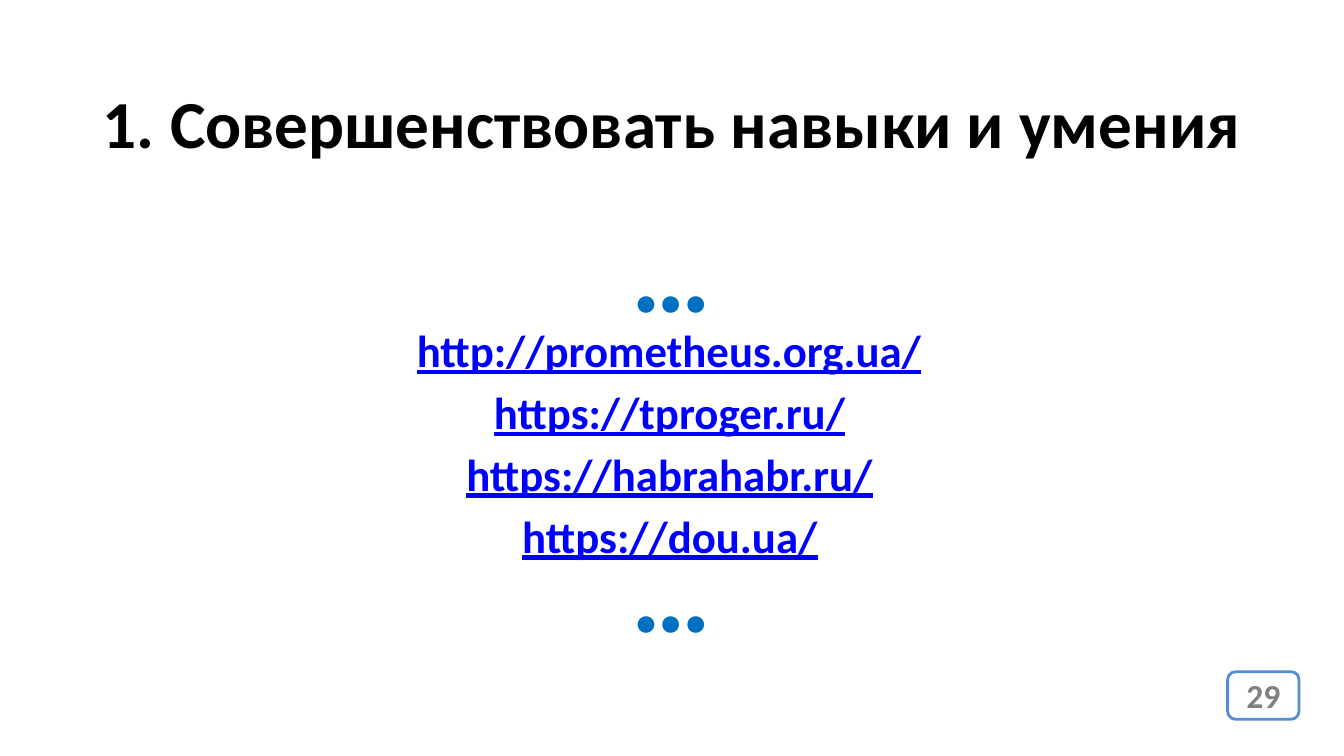
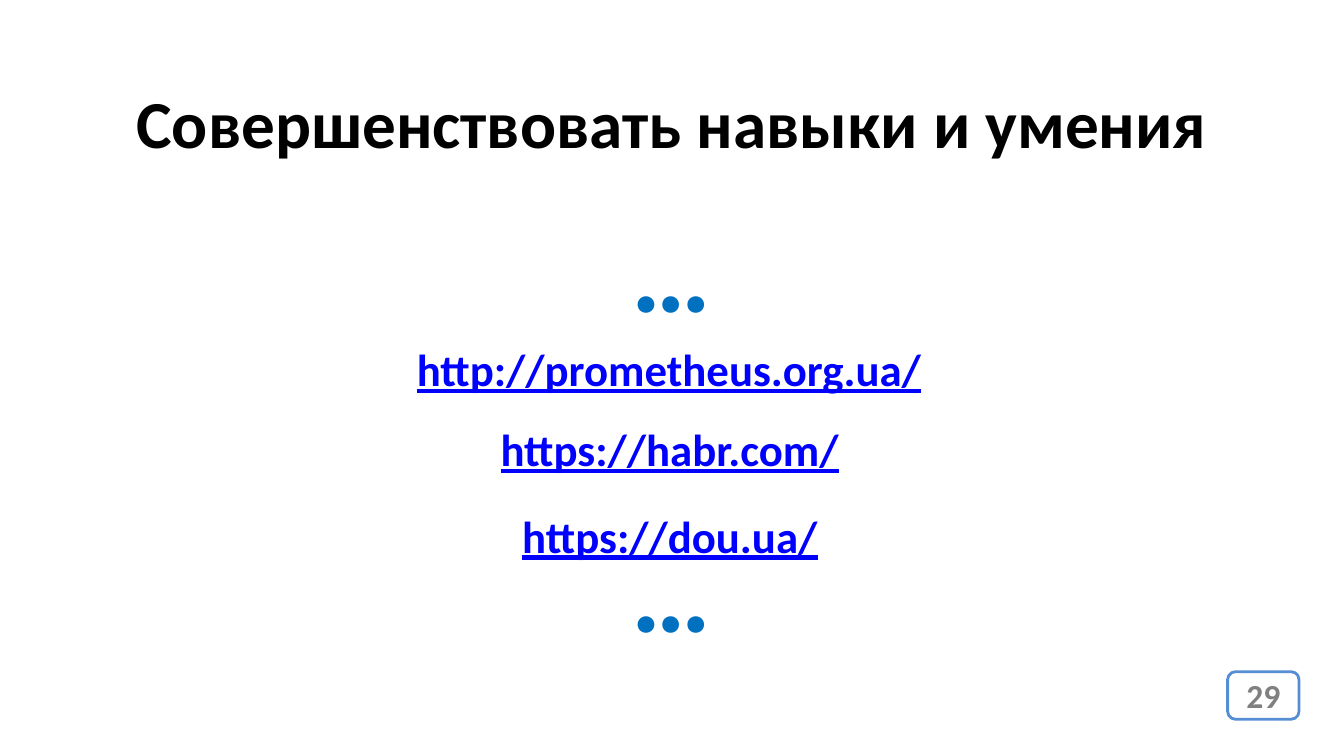
Before and after one commit to web42-ortdnipro/lesson24, a slide deck: slide 29 of lesson24.pptx. Drawn at 1344x756 pixels with LibreOffice and Linux fonts; fonts in the diff are those of the drawing. Boxes give left, top, right and bottom in pixels: in the first picture for what was removed or moved away, otherwise in the second. Text is boxed around its words. In the diff, an @@ line names an element or a change of style, - is before the commit and + after.

```diff
--- a/lesson24.pptx
+++ b/lesson24.pptx
@@ text at box(136, 104, 1207, 159): text changed @@
-1. Совершенствовать навыки и умения
+Совершенствовать навыки и умения
@@ text "http://prometheus.org.ua/": place and size @@
-text "http://prometheus.org.ua/" at box(417, 335, 921, 375)
+text "http://prometheus.org.ua/" at box(417, 354, 921, 394)
@@ text removed at box(494, 397, 845, 437) @@
-https://tproger.ru/
@@ text at box(501, 434, 839, 473): text changed @@
-https://habrahabr.ru/
+https://habr.com/
```
Also in this commit, not shown: 1 other slide changed, 1 slide removed, 1 other file.
